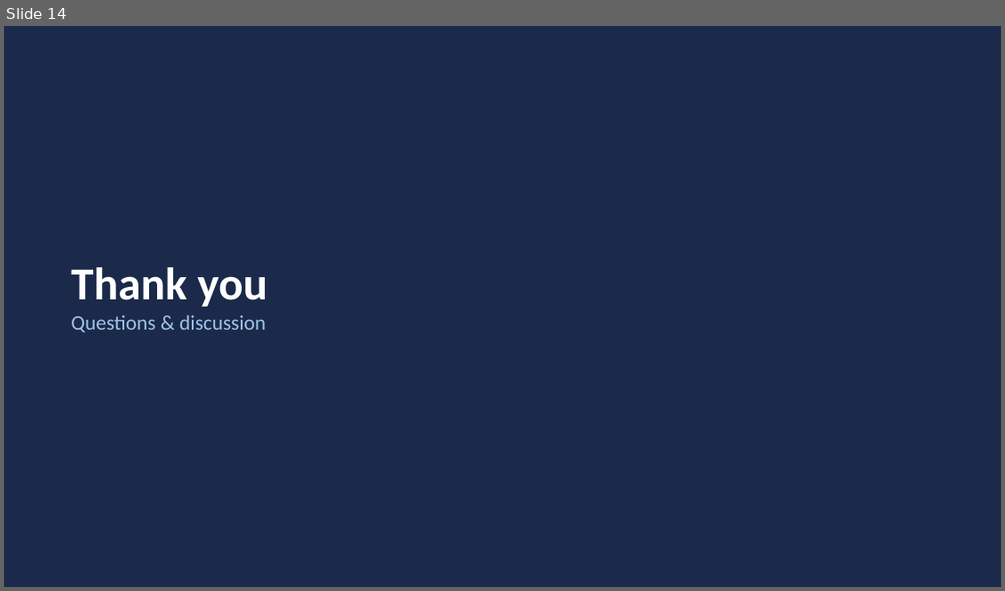
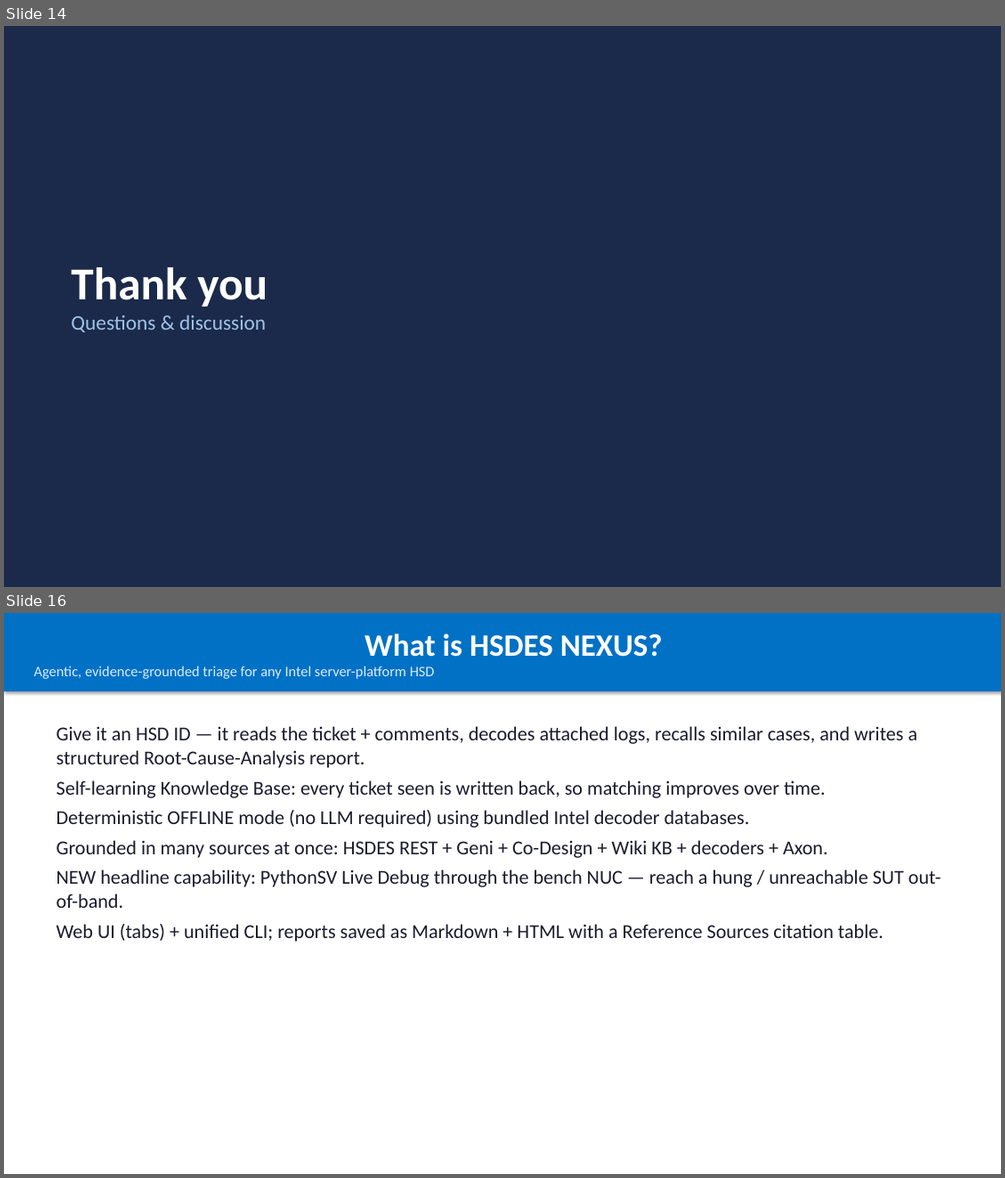
Before and after one commit to balajirajaram/HSDES_NEXUS_TOOL, a slide deck: presentation/Auto_HSD_Analyser.pptx. Shown one above the other, each under a label of ours: slide 14 before the commit, slides 14 and 16 after it; the slides between them are not shown. The pictures are 1005x591 and 1005x1178 pixels, drawn with LibreOffice and Linux fonts; fonts in the diff are those of the drawing. Boxes give left, top, right and bottom in pixels: in the first picture for what was removed or moved away, otherwise in the second. Text is boxed around its words. In the diff, an @@ line names an element or a change of style, - is before the commit and + after.

Commit message:
Add NUC PythonSV live-debug, marketplace enrichment, MCA bank maps (GNR/SRF/CWF)
- NUC PythonSV tab: SSH-first + WinRM fallback, persistent session, auto-init unlock+refresh, output cleaner + state interpreter; password via UI (masked, not stored).
- Optional marketplace MCP enrichment (Wiki KB always; BIOS/S3M, kernel-crash, Redfish need-based).
- Reference Sources citation in reports.
- Product-aware MCA bank->unit resolver with GNR, SRF, CWF, DMR maps.
- Presentation updated (+ original backup).

```diff
--- a/presentation/Auto_HSD_Analyser.pptx
+++ b/presentation/Auto_HSD_Analyser.pptx
@@ slide 16 added at (4, 613, 1001, 1174), background #FFFFFF @@
@@ rectangle added at (4, 613, 1001, 691), fill #0071C5, 14 pt, text #DCEBFA @@
+What is HSDES NEXUS?
+Agentic, evidence-grounded triage for any Intel server-platform HSD
@@ text added at (57, 726, 941, 941), 19 pt, text #1B1B2F @@
+Give it an HSD ID — it reads the ticket + comments, decodes attached logs, recalls similar cases, and writes a structured Root-Cause-Analysis report.
+Self-learning Knowledge Base: every ticket seen is written back, so matching improves over time.
+Deterministic OFFLINE mode (no LLM required) using bundled Intel decoder databases.
+Grounded in many sources at once: HSDES REST + Geni + Co-Design + Wiki KB + decoders + Axon.
+NEW headline capability: PythonSV Live Debug through the bench NUC — reach a hung / unreachable SUT out-of-band.
+Web UI (tabs) + unified CLI; reports saved as Markdown + HTML with a Reference Sources citation table.
```
Also in this commit, not shown: 6 other slides added, 20 other files.
